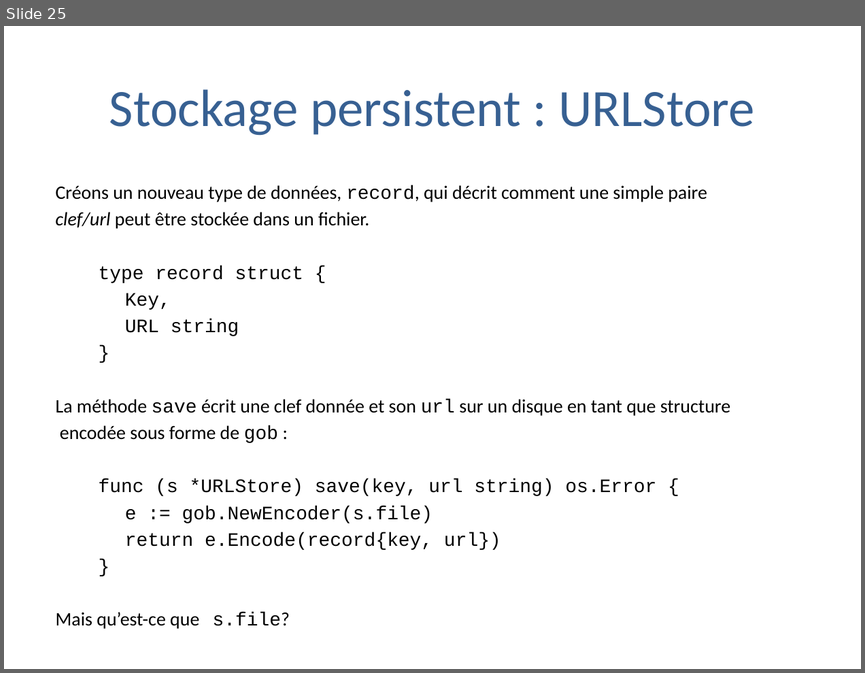
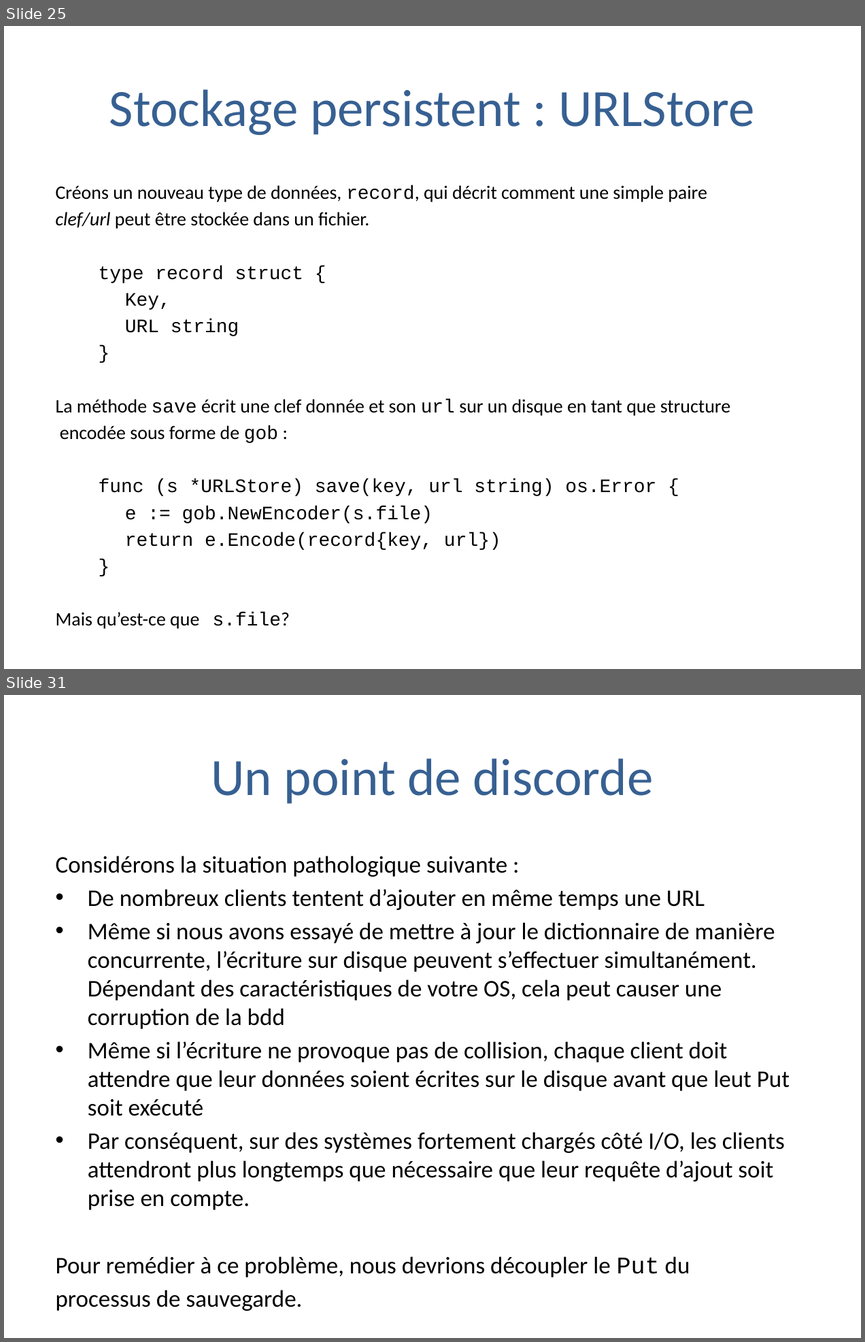
Before and after one commit to trash-anger/golang-france, a slide deck: Go-documentation/cours-general/Pratique de la programmation en go.pptx. Shown one above the other, each under a label of ours: slide 25 before the commit, slides 25 and 31 after it; the slides between them are not shown. The pictures are 865x673 and 865x1342 pixels, drawn with LibreOffice and Linux fonts; fonts in the diff are those of the drawing; background and template pictures are left out. Boxes give left, top, right and bottom in pixels: in the first picture for what was removed or moved away, otherwise in the second. Text is boxed around its words. In the diff, an @@ line names an element or a change of style, - is before the commit and + after.

```diff
--- a/Go-documentation/cours-general/Pratique de la programmation en go.pptx
+++ b/Go-documentation/cours-general/Pratique de la programmation en go.pptx
@@ slide 31 added at (4, 695, 861, 1338), background #FFFFFF @@
@@ title added at (211, 758, 653, 804), 44 pt, text #376092 @@
+Un point de discorde
@@ text added at (56, 855, 789, 1277), 20 pt, text #000000 @@
+Considérons la situation pathologique suivante :
+• De nombreux clients tentent d’ajouter en même temps une URL
+• Même si nous avons essayé de mettre à jour le dictionnaire de manière concurrente, l’écriture sur disque peuvent s’effectuer simultanément. Dépendant des caractéristiques de votre OS, cela peut causer une corruption de la bdd
+• Même si l’écriture ne provoque pas de collision, chaque client doit attendre que leur données soient écrites sur le disque avant que leut Put soit exécuté
+• Par conséquent, sur des systèmes fortement chargés côté I/O, les clients attendront plus longtemps que nécessaire que leur requête d’ajout soit prise en compte.
+Pour remédier à ce problème, nous devrions découpler le Put du
+processus de sauvegarde.
```
Also in this commit, not shown: 12 other slides added.
